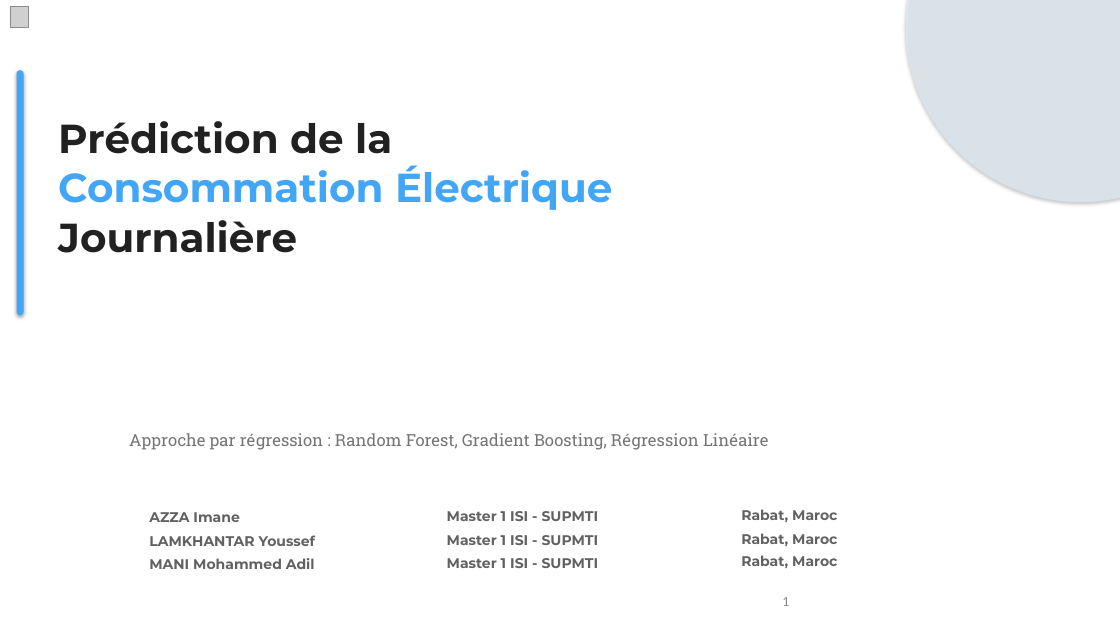
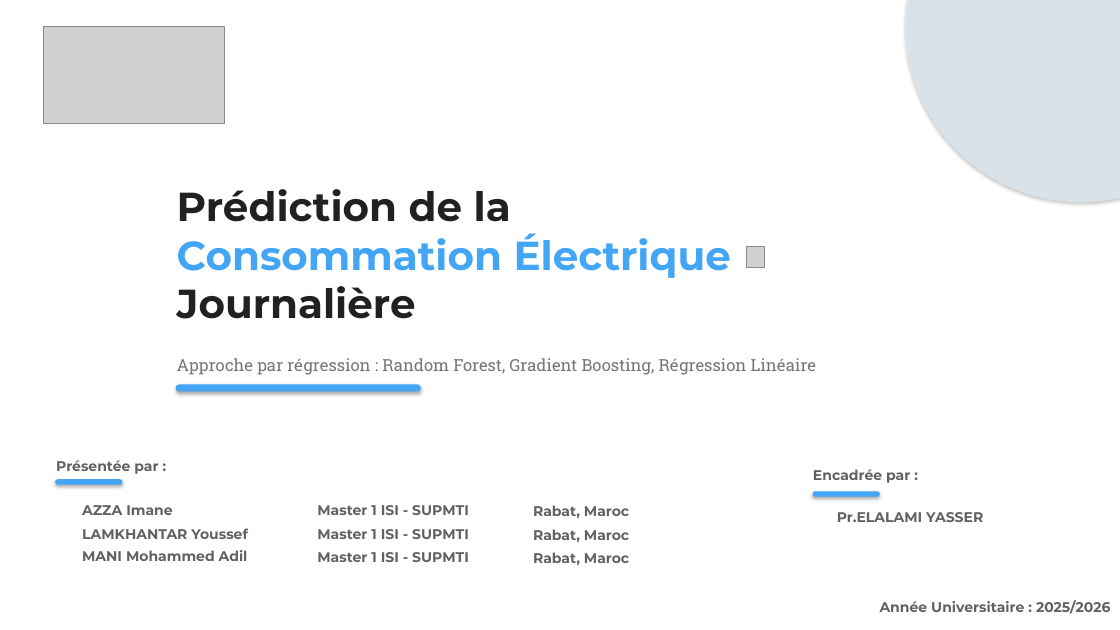
Before and after one commit to ylamkhan/DataScienceProject, a slide deck: slide 1 of Prédiction de la Consommation Électrique.pptx. Drawn at 1120x630 pixels with LibreOffice and Linux fonts; fonts in the diff are those of the drawing; grey boxes stand for pictures; background and template pictures are left out. Boxes give left, top, right and bottom in pixels: in the first picture for what was removed or moved away, otherwise in the second. Text is boxed around its words. In the diff, an @@ line names an element or a change of style, - is before the commit and + after.

```diff
--- a/Prédiction de la Consommation Électrique.pptx
+++ b/Prédiction de la Consommation Électrique.pptx
@@ picture added at bbox=[43, 27, 224, 124] @@
@@ text "Prédiction de la Consommation Électrique ...": place and size @@
-text "Prédiction de la Consommation Électrique ..." at bbox=[58, 121, 612, 253]
+text "Prédiction de la Consommation Électrique ..." at bbox=[177, 189, 731, 319]
@@ text "Prédiction de la Consommation Électrique ..." at bbox=[177, 189, 731, 319]: line spacing 42.9pt to 1 @@
@@ picture: place and size @@
-picture at bbox=[10, 6, 29, 27]
+picture at bbox=[746, 247, 765, 268]
@@ text "Approche par régression : Random ...": place and size @@
-text "Approche par régression : Random ..." at bbox=[129, 433, 768, 450]
+text "Approche par régression : Random ..." at bbox=[177, 358, 816, 375]
@@ rounded rectangle at bbox=[176, 385, 421, 392]: rotation 0 to 90 degrees @@
@@ text added at bbox=[56, 460, 158, 474], 12 pt, text #616161, bold @@
+Présentée par :
@@ text added at bbox=[813, 469, 910, 483], 12 pt, text #616161, bold @@
+Encadrée par :
@@ rounded rectangle added at bbox=[55, 480, 123, 485], fill #42A5F5 @@
@@ 3 texts: place and size @@
-3 texts at bbox=[149, 512, 315, 569]
+3 texts at bbox=[82, 505, 248, 561]
@@ rounded rectangle added at bbox=[812, 492, 880, 497], fill #42A5F5 @@
@@ 3 texts: place and size @@
-3 texts at bbox=[741, 509, 837, 568]
+3 texts at bbox=[533, 505, 629, 565]
@@ text added at bbox=[837, 512, 983, 522], 12 pt, text #616161, bold @@
+Pr.ELALAMI YASSER
@@ 3 texts: place and size @@
-3 texts at bbox=[447, 511, 599, 568]
+3 texts at bbox=[317, 505, 469, 562]
@@ page number removed at bbox=[782, 597, 789, 606] @@
-1
@@ text added at bbox=[880, 600, 1111, 614], 12 pt, text #616161, bold @@
+Année Universitaire : 2025/2026
```
Also in this commit, not shown: 23 other slides changed.
